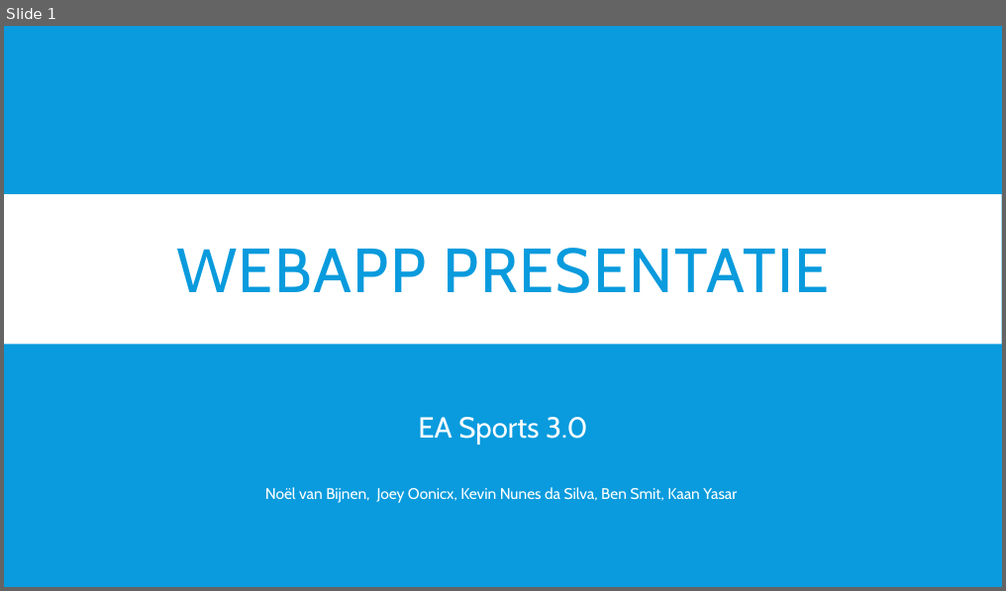
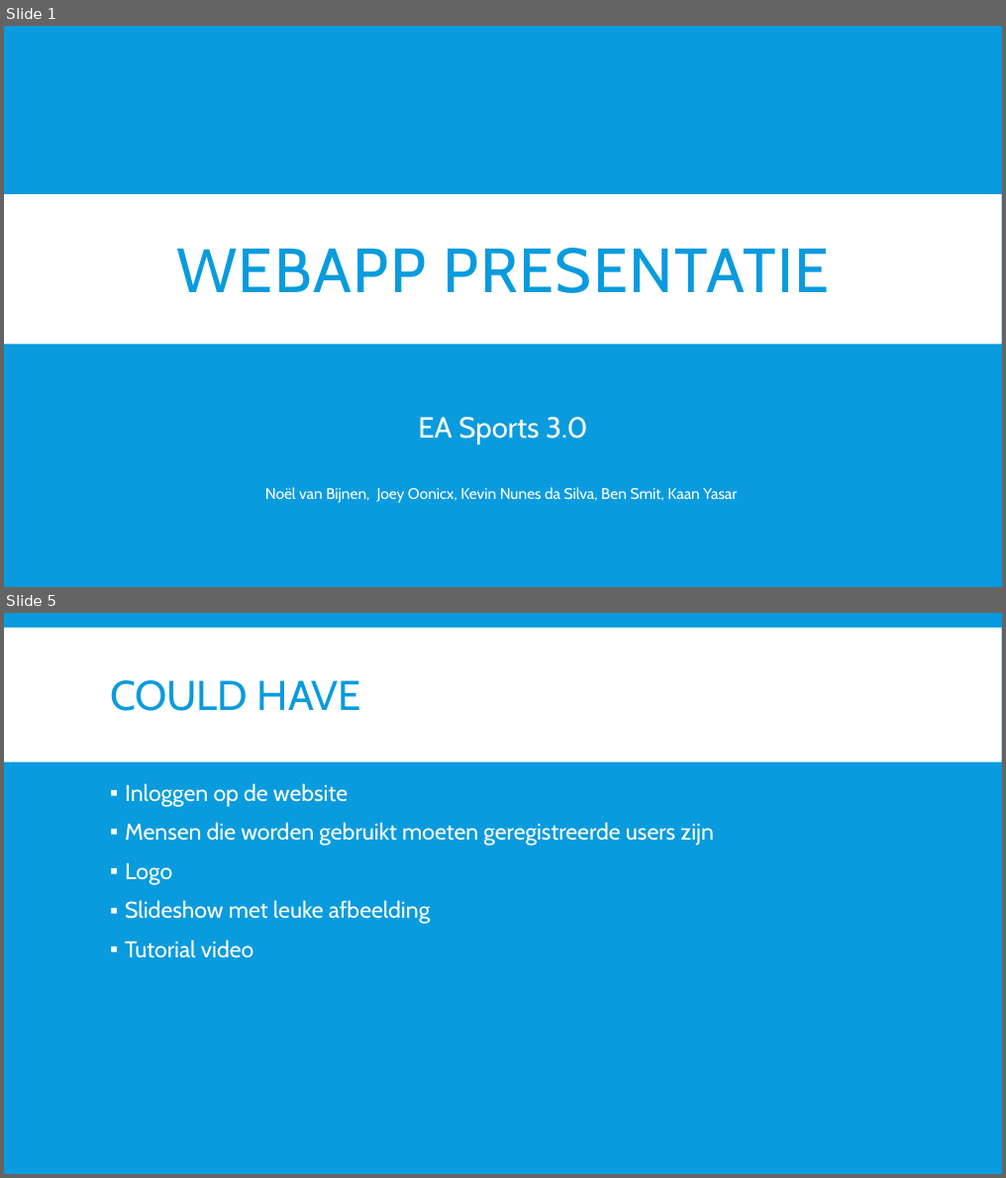
Before and after one commit to EA-Sports-3-0/project_fifa, a slide deck: Documents/presentaties/Webapp-presentatie.pptx. Shown one above the other, each under a label of ours: slide 1 before the commit, slides 1 and 5 after it; the slides between them are not shown. The pictures are 1006x591 and 1006x1178 pixels, drawn with LibreOffice and Linux fonts; fonts in the diff are those of the drawing. Boxes give left, top, right and bottom in pixels: in the first picture for what was removed or moved away, otherwise in the second. Text is boxed around its words. In the diff, an @@ line names an element or a change of style, - is before the commit and + after.

```diff
--- a/Documents/presentaties/Webapp-presentatie.pptx
+++ b/Documents/presentaties/Webapp-presentatie.pptx
@@ slide 5 added at [4, 613, 1002, 1174], background #099BDD @@
@@ rectangle added at [4, 627, 1002, 761], fill #FFFFFF @@
@@ title added at [110, 680, 361, 711], 40 pt, text #099BDD @@
+COULD HAVE
@@ text added at [125, 783, 714, 959], 22 pt, text #FFFFFF @@
+▪ Inloggen op de website
+▪ Mensen die worden gebruikt moeten geregistreerde users zijn
+▪ Logo
+▪ Slideshow met leuke afbeelding
+▪ Tutorial video
```
Also in this commit, not shown: 4 other slides added, 1 slide removed, 1 other file.
